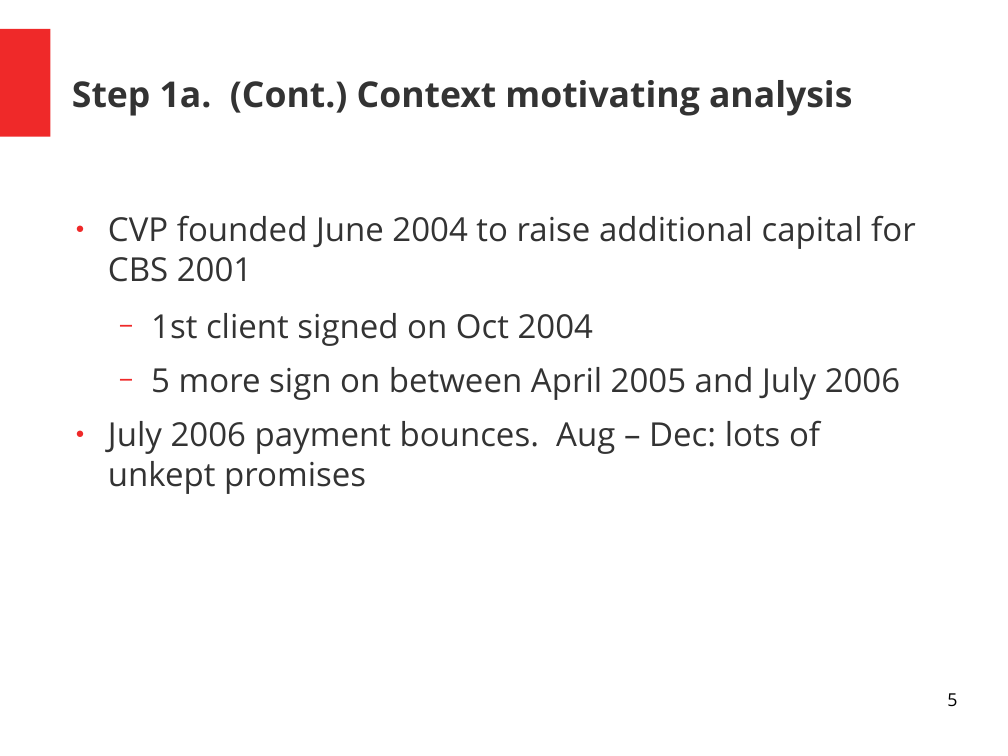
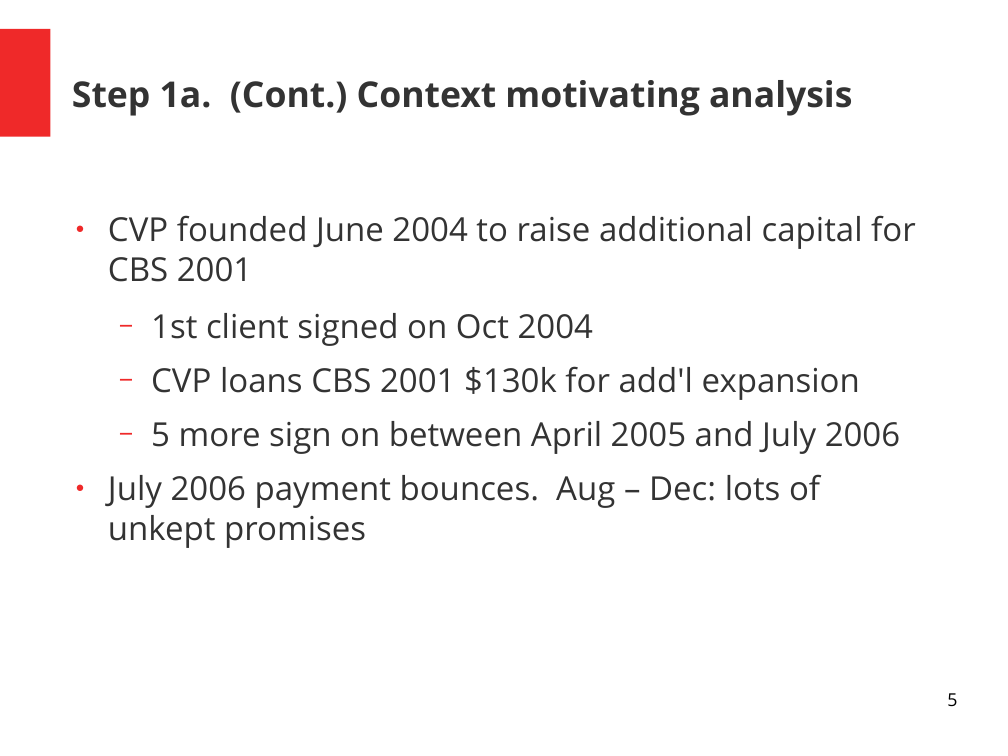
Before and after one commit to MichaelSzczepaniak/FraudulentConveyance, a slide deck: slide 5 of slides/Fraud Presenation.odp. Drawn at 1008x756 pixels with LibreOffice and Linux fonts; fonts in the diff are those of the drawing. Boxes give left, top, right and bottom in pixels: in the first picture for what was removed or moved away, otherwise in the second. Text is boxed around its words. In the diff, an @@ line names an element or a change of style, - is before the commit and + after.

```diff
--- a/slides/Fraud Presenation.odp
+++ b/slides/Fraud Presenation.odp
@@ text at [151,366,860,400]: paragraph added @@
+  − CVP loans CBS 2001 $130k for add'l expansion
```
Also in this commit, not shown: 1 other file.
